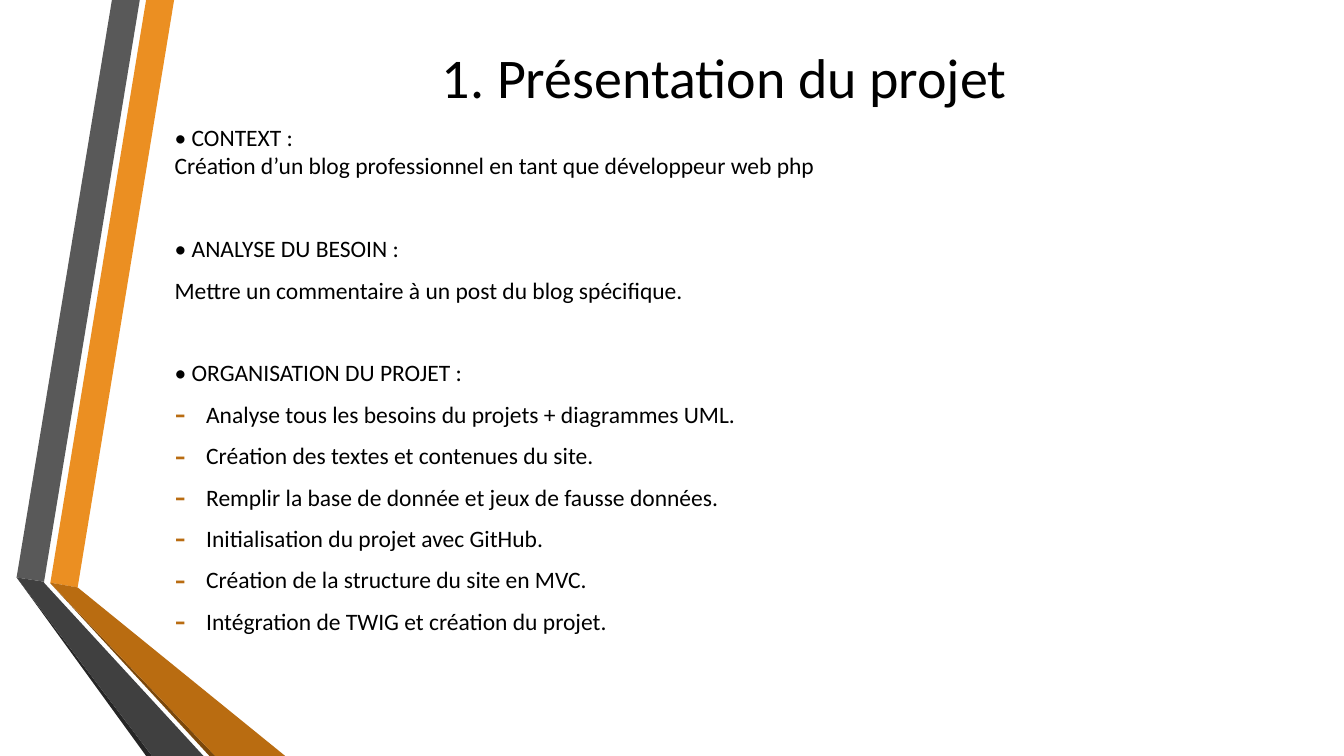
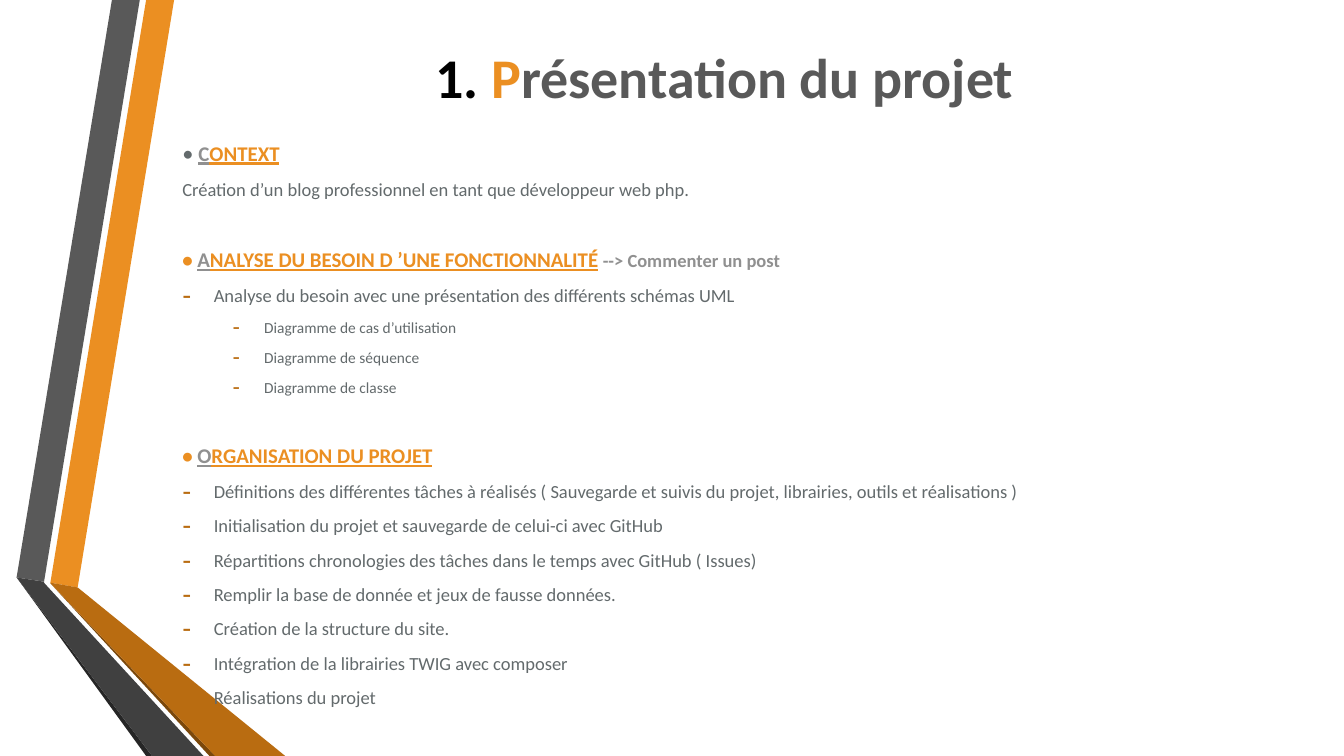
Before and after one commit to JessyBros/P5_Symfony_Php_Blog, a slide deck: slide 3 of Présentation_du_projet.pptx. Drawn at 1344x756 pixels with LibreOffice and Linux fonts; fonts in the diff are those of the drawing; background and template pictures are left out. Boxes give left, top, right and bottom in pixels: in the first picture for what was removed or moved away, otherwise in the second. Text is boxed around its words. In the diff, an @@ line names an element or a change of style, - is before the commit and + after.

```diff
--- a/Présentation_du_projet.pptx
+++ b/Présentation_du_projet.pptx
@@ title "1. Présentation du projet" at bbox=[435, 58, 1014, 108]: text colour #000000 to #EB8F22 in "Présentation"; text colour #000000 to #595959 in "Présentation du projet"; bold on @@
@@ text "• CONTEXT": place and size @@
-text "• CONTEXT" at bbox=[175, 157, 814, 634]
+text "• CONTEXT" at bbox=[182, 147, 1008, 710]
@@ text at bbox=[182, 147, 1008, 570]: text changed; size 16.8 to 13.2 pt; text colour #000000 to #636A6C @@
-• CONTEXT :
-Création d’un blog professionnel en tant que développeur web php
-• ANALYSE DU BESOIN :
-Mettre un commentaire à un post du blog spécifique.
-• ORGANISATION DU PROJET :
-– Analyse tous les besoins du projets + diagrammes UML.
-– Création des textes et contenues du site.
+• CONTEXT
+Création d’un blog professionnel en tant que développeur web php.
+• ANALYSE DU BESOIN D ’UNE FONCTIONNALITÉ --> Commenter un post
+– Analyse du besoin avec une présentation des différents schémas UML
+  – Diagramme de cas d’utilisation
+  – Diagramme de séquence
+  – Diagramme de classe
+• ORGANISATION DU PROJET
+– Définitions des différentes tâches à réalisés ( Sauvegarde et suivis du projet, librairies, outils et réalisations )
+– Initialisation du projet et sauvegarde de celui-ci avec GitHub
+– Répartitions chronologies des tâches dans le temps avec GitHub ( Issues)
@@ text at bbox=[214, 588, 616, 604]: size 16.8 to 13.2 pt, text colour #000000 to #636A6C in "Remplir la base de donnée et jeux ..." @@
@@ text at bbox=[214, 622, 567, 710]: text changed; size 16.8 to 13.2 pt; text colour #000000 to #636A6C @@
-– Initialisation du projet avec GitHub.
-– Création de la structure du site en MVC.
-– Intégration de TWIG et création du projet.
+– Création de la structure du site.
+– Intégration de la librairies TWIG avec composer
+– Réalisations du projet
```
Also in this commit, not shown: 3 other slides changed, 13 other files.
